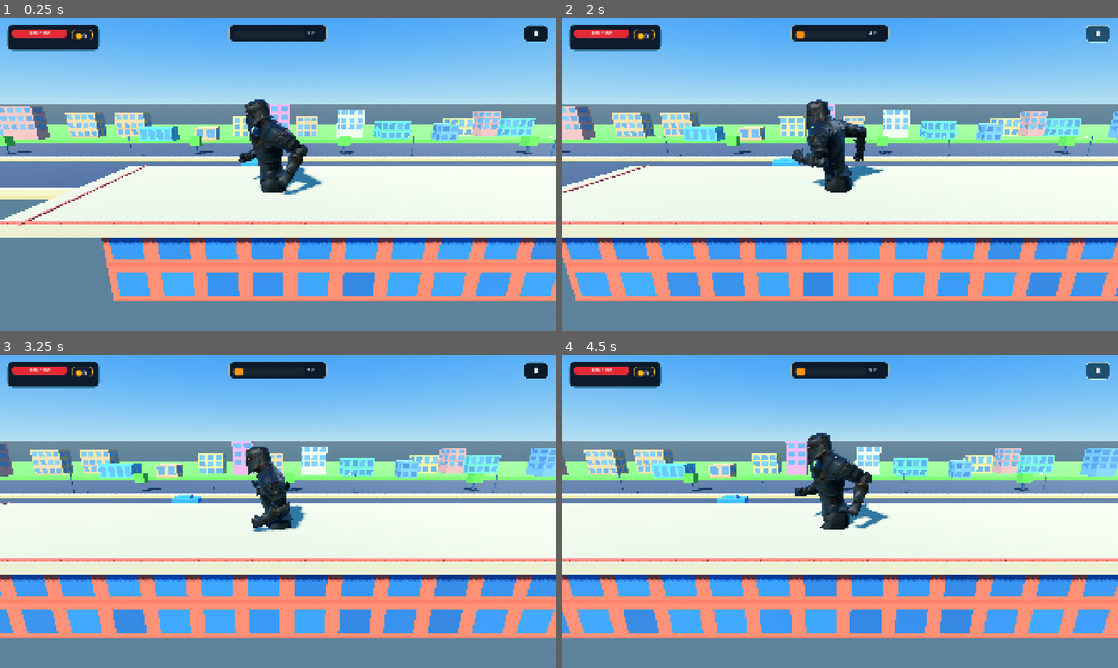
Above: before the commit, frames 1-4 (two rows, left to right).
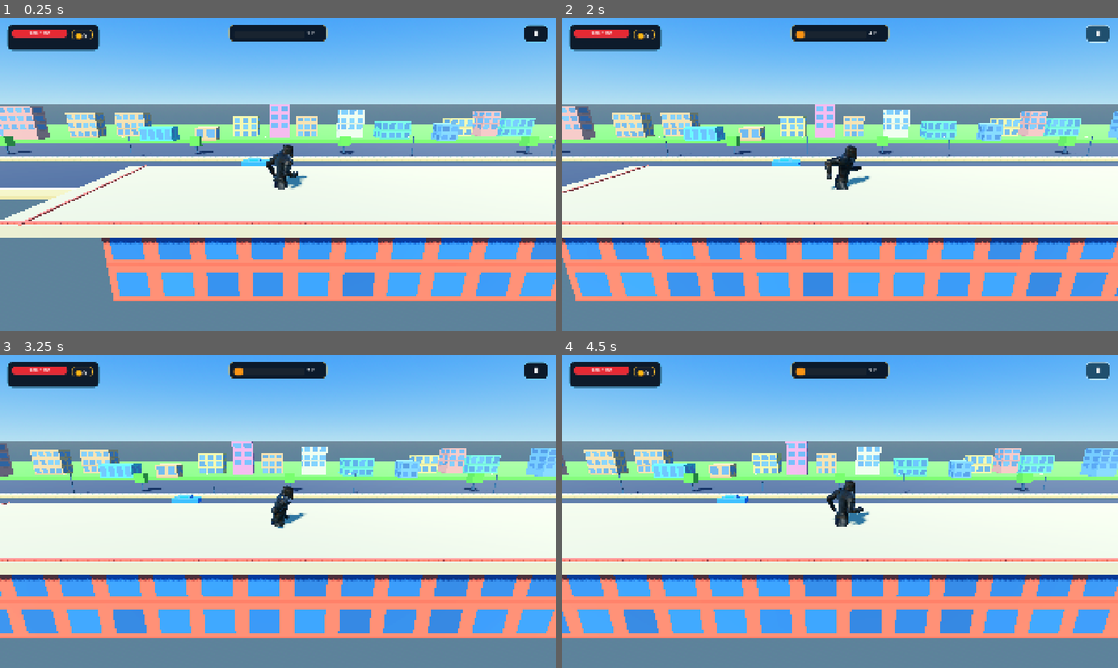
Above: after the commit, the same moments.

Repository: nnamdinwali/shadow-killer
Game: Godot game, scene res://node_3d.tscn
Two runs of this game, one before a commit and one after it. Both use one fixed random seed, a clock stepped at 60 frames per second and the inputs below.
Inputs (mouse positions are in pixels of both pictures, inside the frame that each line leads up to):
- Up to frame 1 (0.25 s): no input
- Up to frame 2 (2 s): click "Ⅱ" at 0.5 s; click "▶" at 1.25 s
- Up to frame 3 (3.25 s): click (139, 536) at 2 s; click (417, 536) at 2.75 s
- Up to frame 4 (4.5 s): click "Ⅱ" at 3.5 s; click "▶" at 4.25 s

The runs differ from the first frame. In frame 1, 2.2% of the frame differs, in the area x 42-59%, y 26-57%; in frame 2, 2.2%; in frame 3, 1.5%; in frame 4, 2.4%, in the area x 41-59%, y 24-56%.

Commit message:
Balance runner size and clarify code HUD

Diff:
--- a/hud.gd
+++ b/hud.gd
@@ -1,7 +1,8 @@
 extends CanvasLayer
 
-## Native Godot HUD for the rooftop runner.
-## The interface is built from Godot Controls at runtime; no generated images are used.
+## Code-driven modern HUD for the rooftop runner.
+## Every panel, bar, counter, color and touch zone is created by Godot at runtime.
+## No image, icon atlas, AI asset or generated texture is loaded by this script.
 
 @export var max_health: float = 100.0
 @export var starting_coins: int = 16
@@ -60,6 +61,8 @@
 	return label
 
 func _build_hud() -> void:
+	# Build the interface entirely from native Godot Controls and StyleBoxFlat.
+	# This is intentionally procedural so the UI remains editable in code.
 	var root := Control.new()
 	root.set_anchors_and_offsets_preset(Control.PRESET_FULL_RECT)
 	root.mouse_filter = Control.MOUSE_FILTER_PASS
--- a/node_3d.tscn
+++ b/node_3d.tscn
@@ -145,4 +145,4 @@
 [node name="CityPolishGenerated" type="Node3D" parent="." unique_id=2092020901]
 
 [node name="Runner" parent="." instance=ExtResource("3_runner")]
-position = Vector3(0, 5.2, 0)
+position = Vector3(0, 5.13, 0)
--- a/runner.tscn
+++ b/runner.tscn
@@ -4,16 +4,16 @@
 [ext_resource type="Script" path="res://player_controller.gd" id="2_controller"]
 
 [sub_resource type="CapsuleShape3D" id="CapsuleShape_runner"]
-radius = 1.15
-height = 8.0
+radius = 0.575
+height = 4.0
 
 [node name="Runner" type="CharacterBody3D"]
 script = ExtResource("2_controller")
 
 [node name="CharacterModel" parent="." instance=ExtResource("1_model")]
-rotation_degrees = Vector3(0, -90, 0)
-scale = Vector3(0.07, 0.07, 0.07)
+rotation_degrees = Vector3(0, 90, 0)
+scale = Vector3(0.035, 0.035, 0.035)
 
 [node name="CollisionShape3D" type="CollisionShape3D" parent="."]
-position = Vector3(0, 4, 0)
+position = Vector3(0, 2, 0)
 shape = SubResource("CapsuleShape_runner")
